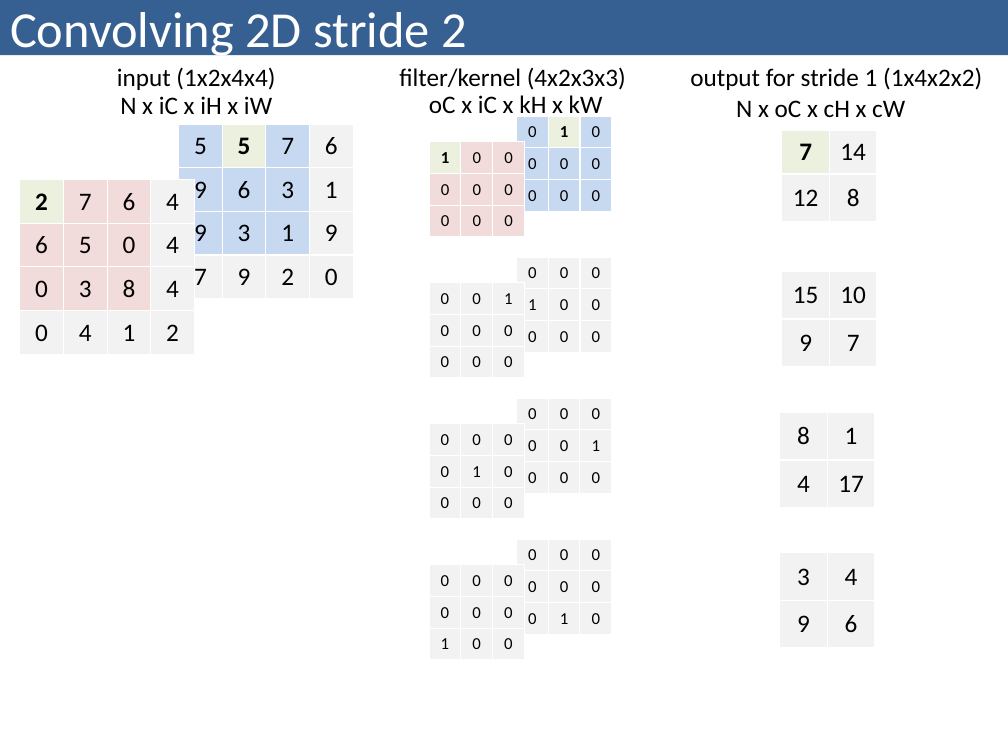
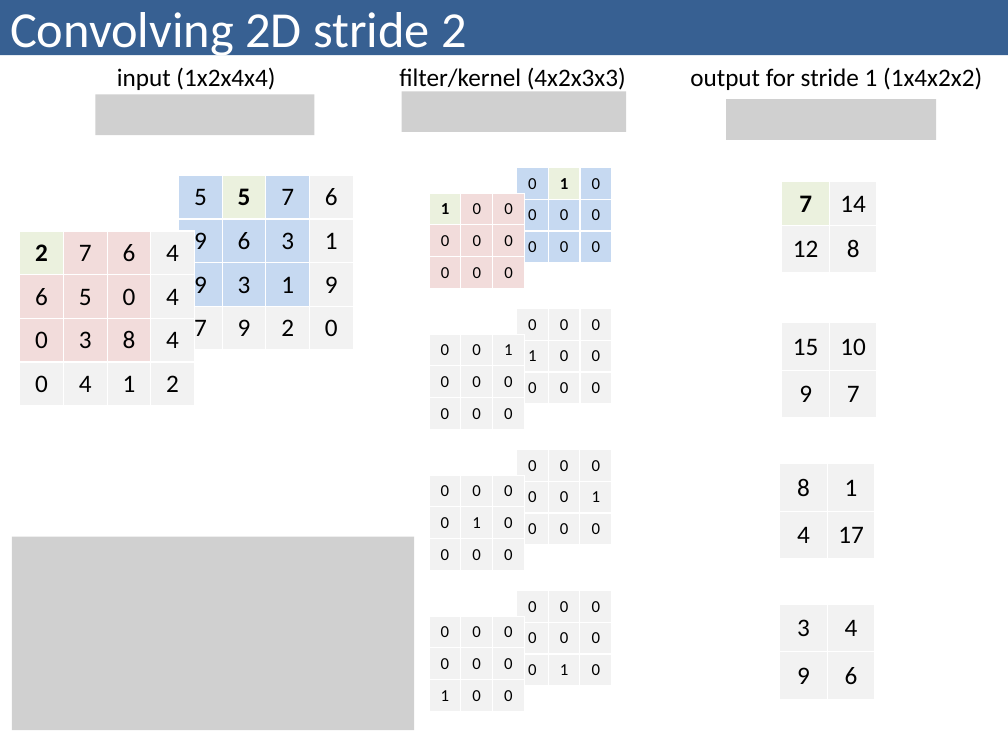
Before and after one commit to bzitko/nlp_repo, a slide deck: slide 25 of slides/nlp p03 feed forward networks/nlp p03.4 convolutional neural network.pptx (slide 11 before the commit). Drawn at 1008x756 pixels with LibreOffice and Linux fonts; fonts in the diff are those of the drawing; grey boxes stand for pictures. Boxes give left, top, right and bottom in pixels: in the first picture for what was removed or moved away, otherwise in the second. Text is boxed around its words. In the diff, an @@ line names an element or a change of style, - is before the commit and + after.

```diff
--- a/slides/nlp p03 feed forward networks/nlp p03.4 convolutional neural network.pptx
+++ b/slides/nlp p03 feed forward networks/nlp p03.4 convolutional neural network.pptx
@@ picture added at (96,95,314,135) @@
@@ text removed at (120,96,272,114) @@
-N x iC x iH x iW
@@ picture added at (401,92,626,132) @@
@@ text removed at (429,95,603,119) @@
-oC x iC x kH x kW
@@ picture added at (726,99,935,139) @@
@@ text removed at (736,100,905,117) @@
-N x oC x cH x cW
@@ 14 tables: place and size @@
-14 tables at (20,116,877,659)
+14 tables at (20,167,877,711)
@@ picture added at (12,536,414,730) @@
```
Also in this commit, not shown: 9 other slides changed, 14 slides added, 1 other file.
